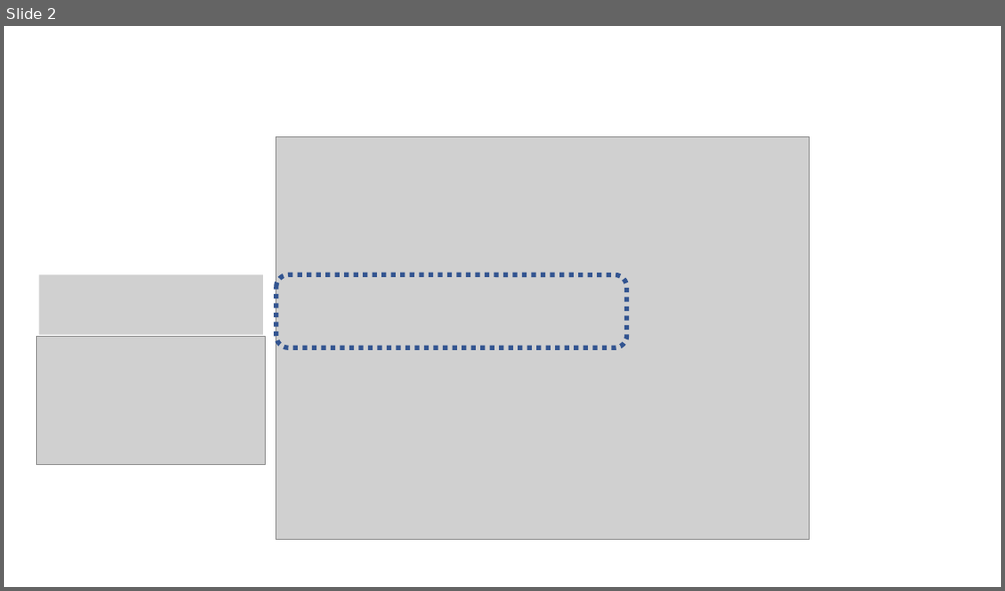
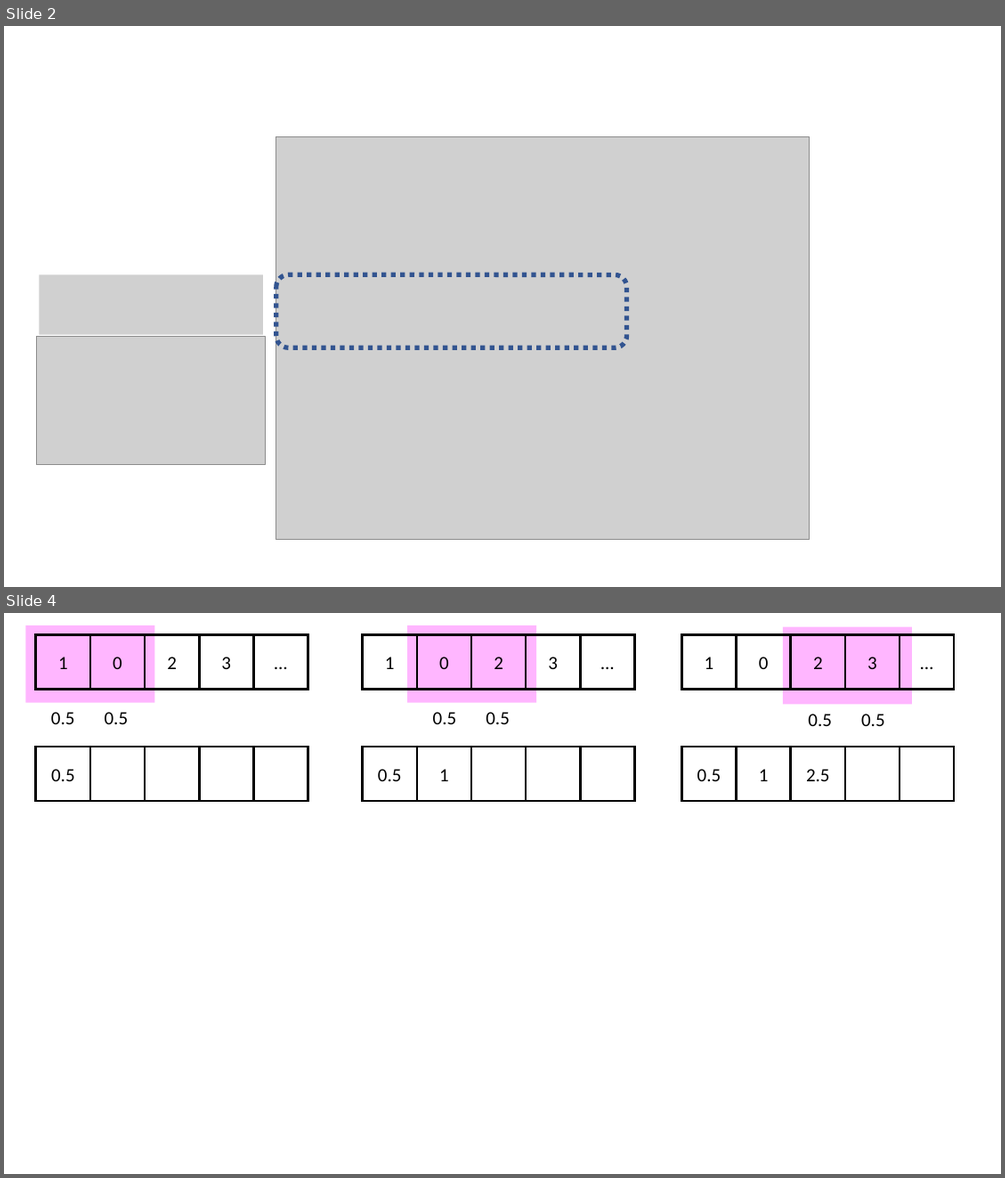
Before and after one commit to KISRDevelopment/nn_course, a slide deck: graphics.pptx. Shown one above the other, each under a label of ours: slide 2 before the commit, slides 2 and 4 after it; the slides between them are not shown. The pictures are 1005x591 and 1005x1178 pixels, drawn with LibreOffice and Linux fonts; fonts in the diff are those of the drawing; grey boxes stand for pictures. Boxes give left, top, right and bottom in pixels: in the first picture for what was removed or moved away, otherwise in the second. Text is boxed around its words. In the diff, an @@ line names an element or a change of style, - is before the commit and + after.

```diff
--- a/graphics.pptx
+++ b/graphics.pptx
@@ slide 4 added at [4,613,1001,1174], background #FFFFFF @@
@@ rectangle added at [25,625,155,702], fill #FF40FF at 38% opacity @@
@@ group added at [36,634,308,690]: 5 rectangles @@
+1
+0
+2
+3
+…
@@ group added at [362,625,635,802]: 11 rectangles, 1 text @@
+0.5
+1
+0.5 0.5
+1
+0
+2
+3
+…
@@ group added at [681,627,955,802]: 11 rectangles, 1 text @@
+0.5
+1
+2.5
+0.5 0.5
+1
+0
+2
+3
+…
@@ text added at [51,712,129,724], 18 pt, text #000000 @@
+0.5 0.5
@@ group added at [36,747,308,802]: 5 rectangles @@
+0.5
```
Also in this commit, not shown: 1 other slide added, 10 other files.
